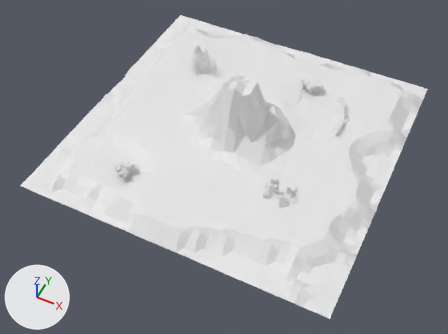
The glTF model maps/2/map.glb, before and after one commit.
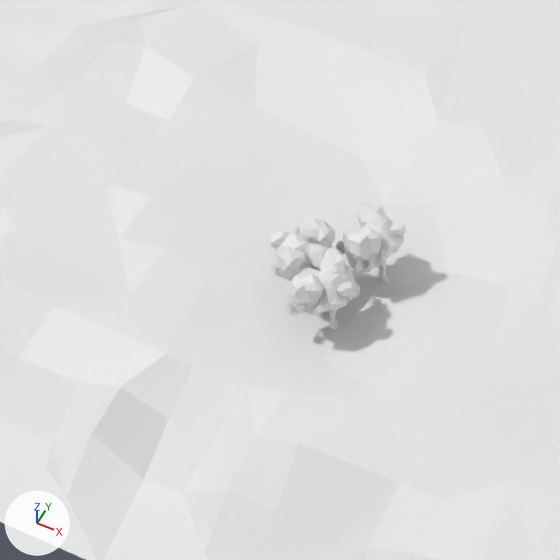
The first picture shows the older version from a camera (50 mm lens) standing at (60.3, -131.6, 141.4) and looking at (2.0, -15.0, -4.4). The close-ups show the older and then the newer version on the part from 17% to 35% of the width and 39% to 64% of the height of that picture. Only the edits that show in the close-ups are written down. Lighting does not change. The marker at lower left points along +X, +Y and +Z. Where no turn or scale is listed for an object, it has been applied to the vertices. Vertices at exactly the same position are counted once.

Objects in the first close-up: 'Plane', 'Tree1', 'Tree1.004', 'Tree1.005'.
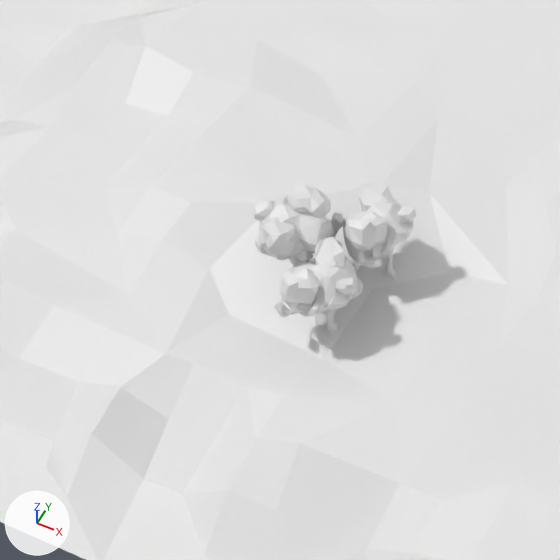
Location of each change, [x1, y1, x2, y2] in pixels of the close-ups (560 x 560 px; the box of a moved part takes in the faces that stretch with it):
'Tree1.005', moved, rescaled (18% wider, 25% taller)
    before: [270, 215, 345, 281]
    after: [254, 182, 343, 265]
'Tree1.004', moved, rescaled (16% wider, 19% taller)
    before: [343, 200, 406, 284]
    after: [343, 180, 416, 280]
'Tree1', moved, rescaled (17% wider, 18% taller)
    before: [284, 247, 360, 331]
    after: [274, 236, 363, 335]
part 1 of me_plane, moved or reshaped
    both: [18, 3, 560, 386]

Patch to the scene script:
```diff
--- a/maps/2/map.glb.py
+++ b/maps/2/map.glb.py
@@ me_plane @@
 me_plane.from_pydata(...)  # 913 vertices, 1731 faces; spans x -50.0..50.0, y -50.1..50.1, z -5.5..22.3
 # used by ob_plane; location = (0.0, 0.0, 0.0)
+# me_plane part 1: 20 of 913 vertices moved; they spanned x -35.4..-20.7, y -37.0..-22.4, z -1.2..-0.1 and now span x -35.4..-20.7, y -37.0..-22.4, z -1.1..0.4; mean shift (0.0, 0.0, 0.8); largest move (-32.4, -29.8, -1.0) -> (-32.4, -29.8, 0.4)
@@ ob_tree1 @@
 ob_tree1 = bpy.data.objects.new('Tree1', me_plane_010)
-ob_tree1.location = (-21.23, -35.55, -1.02)
+ob_tree1.location = (-21.12, -35.85, -0.89)
 ob_tree1.rotation_euler = (0.0539, -0.114, 1.257)  # degrees (3.1, -6.5, 72)
-ob_tree1.scale = (0.662, 0.662, 0.662)
+ob_tree1.scale = (0.774, 0.774, 0.774)
@@ ob_tree1_004 @@
 ob_tree1_004 = bpy.data.objects.new('Tree1.004', me_plane_005)
-ob_tree1_004.location = (-20.66, -32.18, -1.11)
+ob_tree1_004.location = (-20.46, -31.91, -0.85)
 ob_tree1_004.rotation_euler = (0.0, 0.0, 1.816)  # degrees (0, 0, 104)
-ob_tree1_004.scale = (0.662, 0.662, 0.662)
+ob_tree1_004.scale = (0.774, 0.774, 0.774)
@@ ob_tree1_005 @@
 ob_tree1_005 = bpy.data.objects.new('Tree1.005', me_plane_008)
-ob_tree1_005.location = (-23.76, -33.6, -1.25)
+ob_tree1_005.location = (-24.08, -33.57, 0.02)
 ob_tree1_005.rotation_euler = (0.0, 0.0, -1.855)  # degrees (0, 0, -106)
-ob_tree1_005.scale = (0.662, 0.662, 0.662)
+ob_tree1_005.scale = (0.774, 0.774, 0.774)
```
